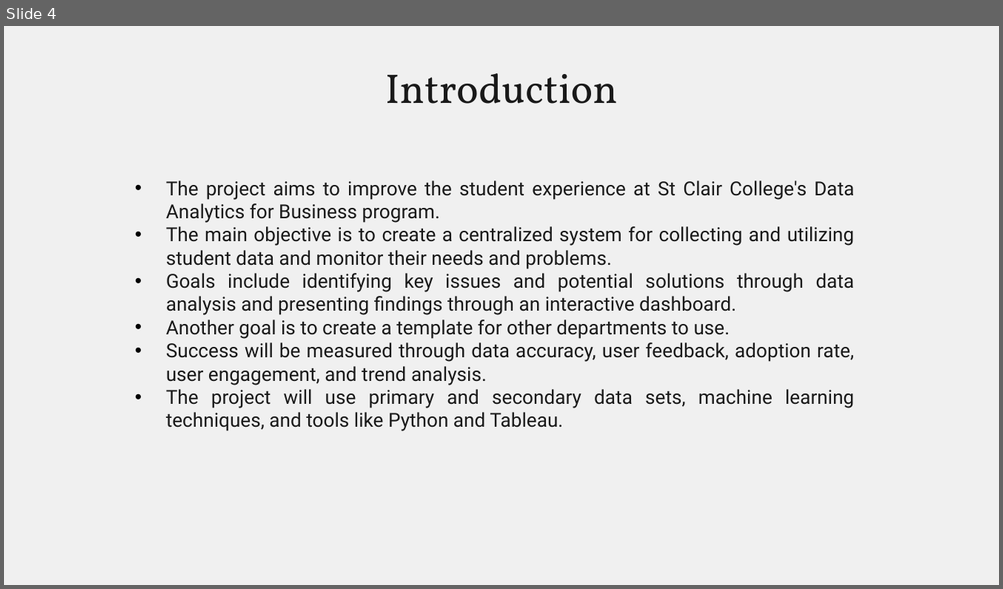
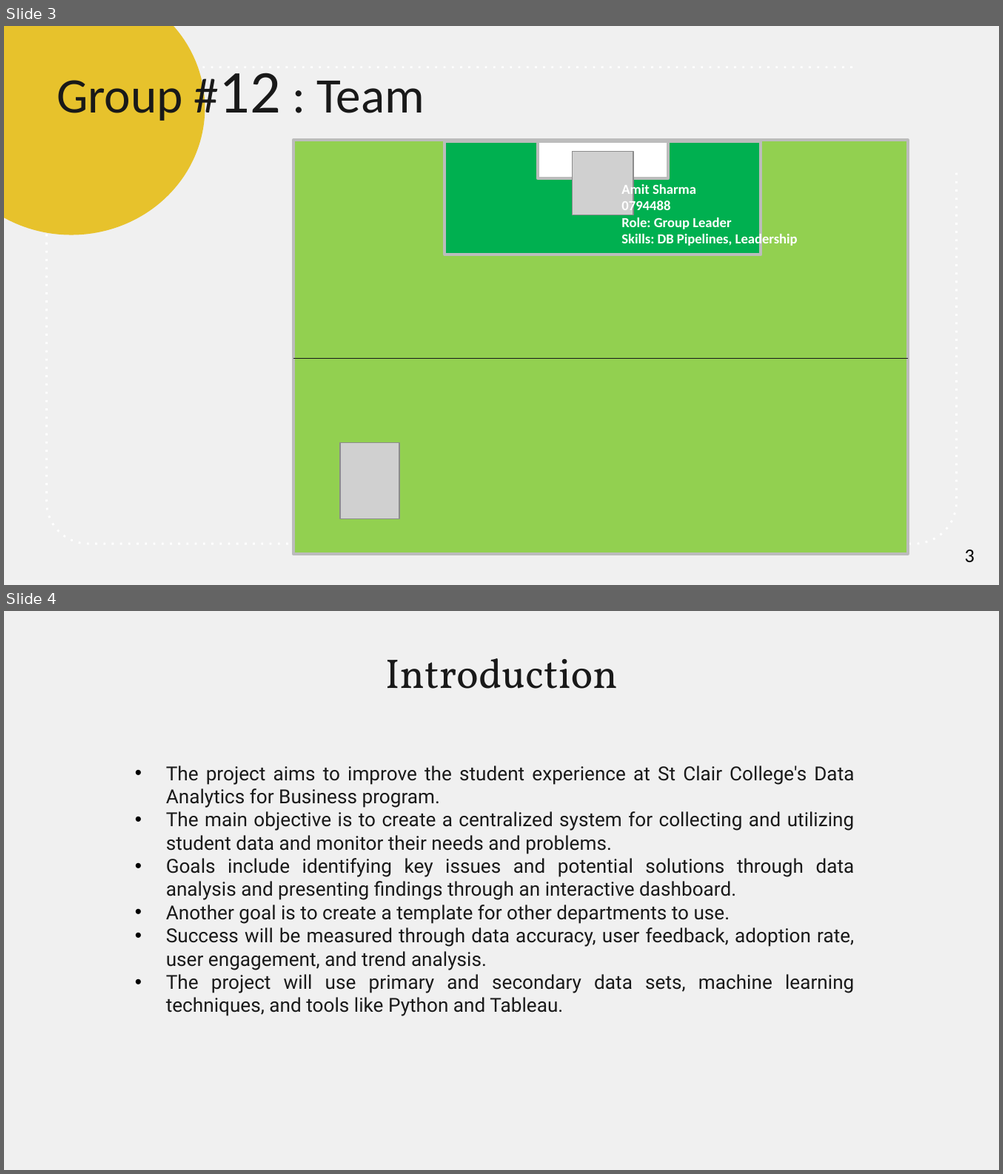
Before and after one commit to JayrajRadadiya/Capstone-Project, a slide deck: Mid Term Presentation/Group12-ProjectPresentation.pptx. Shown one above the other, each under a label of ours: slide 4 before the commit, slides 3 and 4 after it. The pictures are 1003x589 and 1003x1174 pixels, drawn with LibreOffice and Linux fonts; fonts in the diff are those of the drawing; grey boxes stand for pictures. Boxes give left, top, right and bottom in pixels: in the first picture for what was removed or moved away, otherwise in the second. Text is boxed around its words. In the diff, an @@ line names an element or a change of style, - is before the commit and + after.

Commit message:
check in Amit

```diff
--- a/Mid Term Presentation/Group12-ProjectPresentation.pptx
+++ b/Mid Term Presentation/Group12-ProjectPresentation.pptx
@@ slide 3 added at bbox=[4, 26, 999, 585], background #F0F0F0 @@
@@ ellipse added at bbox=[4, 26, 205, 235], fill #E7C22C @@
@@ freeform shape added at bbox=[47, 67, 957, 544], outline #FFFFFF 1.5 pt dashed @@
@@ title added at bbox=[57, 73, 424, 121], 36 pt, text #191919 @@
+Group #12 : Team
@@ rectangle added at bbox=[293, 141, 908, 555], fill #92D050, outline #BDBDBD 2 pt @@
@@ rectangle added at bbox=[444, 141, 761, 255], fill #00B050, outline #BDBDBD 2 pt @@
@@ rectangle added at bbox=[537, 141, 667, 178], fill #FFFFFF, outline #BDBDBD 2 pt @@
@@ picture added at bbox=[572, 151, 634, 215] @@
@@ text added at bbox=[621, 183, 797, 248], 10 pt, text #FFFFFF, bold @@
+Amit Sharma
+0794488
+Role: Group Leader
+Skills: DB Pipelines, Leadership
@@ line added from (293, 359) to (907, 359), #181818 0.75 pt @@
@@ picture added at bbox=[340, 443, 399, 518] @@
@@ page number added at bbox=[965, 550, 974, 562], 14 pt, text #000000 @@
+3
```
Also in this commit, not shown: 2 slides changed, 2 other slides added, 4 slides removed.
